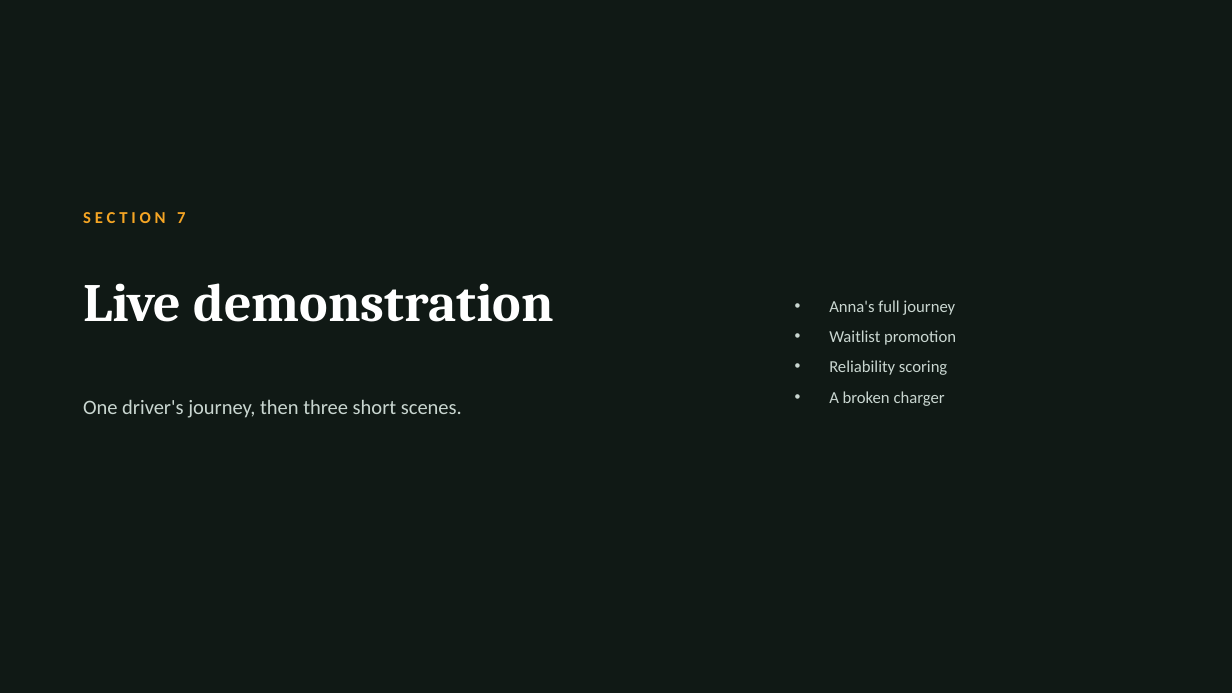
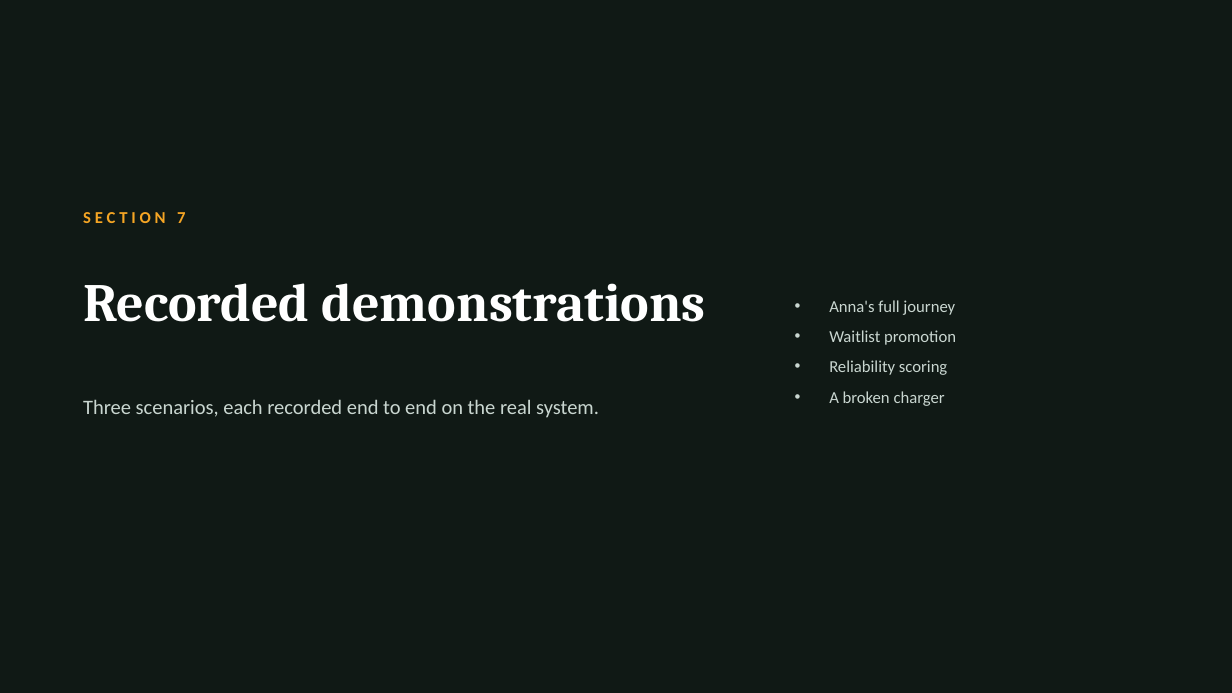
Before and after one commit to AyaSulyman/EVCharging-System, a slide deck: slide 21 of docs/presentation/ChargeHub-Presentation.pptx. Drawn at 1232x693 pixels with LibreOffice and Linux fonts; fonts in the diff are those of the drawing. Boxes give left, top, right and bottom in pixels: in the first picture for what was removed or moved away, otherwise in the second. Text is boxed around its words. In the diff, an @@ line names an element or a change of style, - is before the commit and + after.

```diff
--- a/docs/presentation/ChargeHub-Presentation.pptx
+++ b/docs/presentation/ChargeHub-Presentation.pptx
@@ text at box(83, 283, 705, 322): text changed @@
-Live demonstration
+Recorded demonstrations
@@ text at box(83, 399, 599, 418): text changed @@
-One driver's journey, then three short scenes.
+Three scenarios, each recorded end to end on the real system.
```
Also in this commit, not shown: 2 other slides changed, 5 other files.
